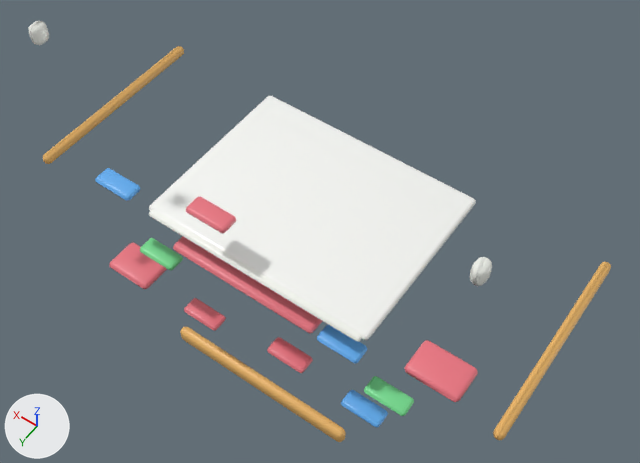
Before and after pictures for a commit that changed the glTF model unity/Assets/Art/EarlyGame/garage-kit/garage-whiteboard-1995.glb.
One viewpoint serves both versions: a 50 mm camera at (-0.799, 1.352, 2.845) aimed at (-0.033, 0.279, 1.16). The lights are fixed; the arrows at lower left show +X, +Y and +Z. The older version comes first. Where no turn or scale is listed for an object, it has been applied to the vertices. Vertices at exactly the same position are counted once.

The first picture shows 'BackPlate.001', 'Chart.001', 'FrameL.001', 'FrameR.001', 'MountTabL.001', 'MountTabR.001', 'PadBlue.001', 'PadRed.001', 'Surface.001', 'Tray.001', 'stroke0.001', 'stroke1.001', 'stroke2.001', 'stroke3.001', 'stroke4.001', 'stroke5.001', 'stroke6.001', 'stroke7.001'.
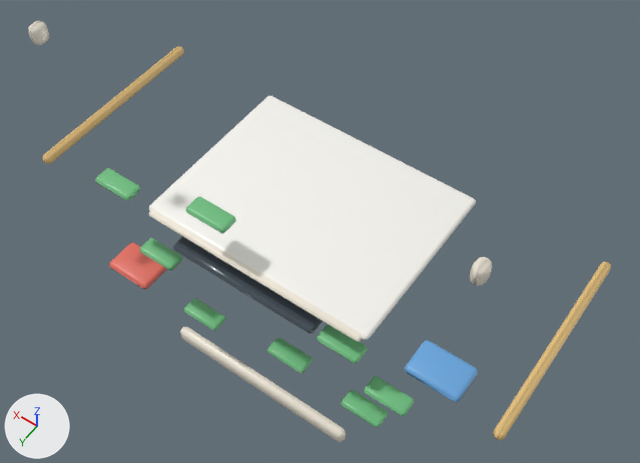
The newer file is also turned or shifted as a whole; pictures and numbers use the older file's frame.

Pixel boxes [x1, y1, x2, y2] of what changed, in the pictures (640 x 463 px):
'Chart.001', recoloured (pink to greyish blue): [173, 236, 322, 333] in both
'Tray.001', recoloured: [180, 327, 346, 442] in both
'FrameL.001', recoloured: [493, 262, 611, 440] in both
'PadBlue.001', recoloured (pink to blue): [404, 340, 478, 402] in both
'BackPlate.001', recoloured: [149, 209, 362, 342] in both
'FrameR.001', recoloured: [43, 46, 184, 164] in both
'PadRed.001', recoloured (pink to red): [109, 243, 167, 289] in both
'stroke5.001', recoloured: [364, 376, 414, 416] in both
'stroke1.001', recoloured (blue to green): [317, 324, 367, 364] in both
'stroke0.001', recoloured (pink to green): [186, 197, 236, 233] in both
'stroke7.001', recoloured (blue to green): [341, 390, 388, 428] in both
'stroke3.001', recoloured (pink to green): [267, 337, 313, 373] in both
'stroke4.001', recoloured (blue to green): [95, 168, 140, 201] in both
'stroke2.001', recoloured: [140, 238, 183, 271] in both
'stroke6.001', recoloured (pink to green): [184, 298, 226, 331] in both
part 1 of me_cube_041, recoloured (white to pale yellow): [469, 257, 492, 286] in both
part 2 of me_cube_042, recoloured (white to pale yellow): [29, 21, 49, 45] in both

Edits to the bpy script that builds the scene:
```text
Change me_cube_037:
    remove me_cube_037.from_pydata(...)  # 80 vertices, 156 faces; spans x -0.3..0.3, y -0.21..0.25, z 1.213..1.228
    remove me_cube_037.materials.append(mat_backplate_solid)  # white #f6f8f1
    add me_cube_037.from_pydata(...)  # 80 vertices, 156 faces; spans x -0.3..0.3, y -0.21..0.25, z 1.212..1.228
    add me_cube_037.materials.append(mat_garage_plastic_beige)  # pale yellow #f1eada
Change me_cube_043:
    where me_cube_043.from_pydata(...)  # 80 vertices, 156 faces; spans x -0.185..0.225, y -0.183..0.092, z 1.15..1.17
    remove me_cube_043.materials.append(mat_chart_solid)  # pink #ea7681
    add me_cube_043.materials.append(mat_garage_glass_dark)  # greyish blue #455059
Change me_cube_038:
    where me_cube_038.from_pydata(...)  # 80 vertices, 156 faces; spans x -0.652..-0.627, y -0.263..0.262, z 1.185..1.215
    remove me_cube_038.materials.append(mat_framel_solid)  # orange #edb869
    add me_cube_038.materials.append(mat_garage_frame_wood)  # beige #eac581
Change me_cube_039:
    where me_cube_039.from_pydata(...)  # 80 vertices, 156 faces; spans x 0.627..0.652, y -0.263..0.262, z 1.185..1.215
    remove me_cube_039.materials.append(mat_framer_solid)  # orange #edb869
    add me_cube_039.materials.append(mat_garage_frame_wood)  # beige #eac581
Change me_cube_041:
    remove me_cube_041.from_pydata(...)  # 84 vertices, 164 faces; spans x -0.535..-0.505, y 0.0..0.04, z 1.625..1.675
    add me_cube_041.from_pydata(...)  # 82 vertices, 160 faces; spans x -0.535..-0.505, y 0.0..0.04, z 1.625..1.675
    me_cube_041 part 1: 152 faces spanning x -0.535..-0.505, y 0.0..0.04, z 1.625..1.675 switch from mat_mounttabl_solid (white #f6f8f1) to mat_garage_plastic_beige (pale yellow #f1eada)
    edits to the shape of me_cube_041 do not show in these pictures
Change me_cube_042:
    remove me_cube_042.from_pydata(...)  # 84 vertices, 164 faces; spans x 0.505..0.535, y 0.0..0.04, z 1.625..1.675
    add me_cube_042.from_pydata(...)  # 82 vertices, 160 faces; spans x 0.505..0.535, y 0.0..0.04, z 1.625..1.675
    me_cube_042 part 2: 152 faces spanning x 0.505..0.535, y 0.0..0.04, z 1.625..1.675 switch from mat_mounttabr_solid (white #f6f8f1) to mat_garage_plastic_beige (pale yellow #f1eada)
    edits to the shape of me_cube_042 do not show in these pictures
Change me_cube_045:
    remove me_cube_045.from_pydata(...)  # 86 vertices, 168 faces; spans x -0.545..-0.415, y -0.085..0.005, z 1.2288..1.2513
    remove me_cube_045.materials.append(mat_padblue_solid)  # pink #ea7681
    add me_cube_045.from_pydata(...)  # 86 vertices, 168 faces; spans x -0.545..-0.415, y -0.085..0.005, z 1.2287..1.2513
    add me_cube_045.materials.append(mat_garage_marker_blue)  # blue #69a6dd
Change me_cube_044:
    where me_cube_044.from_pydata(...)  # 80 vertices, 156 faces; spans x 0.37..0.51, y -0.09..0.01, z 0.8488..0.8713
    remove me_cube_044.materials.append(mat_padred_solid)  # pink #ea7681
    add me_cube_044.materials.append(mat_garage_marker_red)  # red #e56f61
Change me_cube_046:
    remove me_cube_046.from_pydata(...)  # 84 vertices, 164 faces; spans x 0.045..0.155, y -0.05..0.0, z 1.3413..1.3588
    remove me_cube_046.materials.append(mat_stroke0_solid)  # pink #ea7681
    add me_cube_046.from_pydata(...)  # 84 vertices, 164 faces; spans x 0.045..0.155, y -0.05..0.0, z 1.3413..1.3587
    add me_cube_046.materials.append(mat_garage_marker_green)  # green #6fbf81
Change me_cube_047:
    where me_cube_047.from_pydata(...)  # 84 vertices, 164 faces; spans x -0.305..-0.195, y -0.05..0.0, z 1.1413..1.1588
    remove me_cube_047.materials.append(mat_stroke1_solid)  # blue #61adf1
    add me_cube_047.materials.append(mat_garage_marker_green)  # green #6fbf81
Change me_cube_048:
    where me_cube_048.from_pydata(...)  # 84 vertices, 164 faces; spans x 0.245..0.355, y -0.05..0.0, z 1.0413..1.0588
    remove me_cube_048.materials.append(mat_stroke2_solid)  # green #76dd90
    add me_cube_048.materials.append(mat_garage_marker_green)  # green #6fbf81
Change me_cube_049:
    where me_cube_049.from_pydata(...)  # 88 vertices, 172 faces; spans x -0.155..-0.045, y -0.05..0.0, z 0.9413..0.9588
    remove me_cube_049.materials.append(mat_stroke3_solid)  # pink #ea7681
    add me_cube_049.materials.append(mat_garage_marker_green)  # green #6fbf81
Change me_cube_050:
    remove me_cube_050.from_pydata(...)  # 84 vertices, 164 faces; spans x 0.345..0.455, y -0.05..0.0, z 1.2413..1.2588
    remove me_cube_050.materials.append(mat_stroke4_solid)  # blue #61adf1
    add me_cube_050.from_pydata(...)  # 84 vertices, 164 faces; spans x 0.345..0.455, y -0.05..0.0, z 1.2413..1.2587
    add me_cube_050.materials.append(mat_garage_marker_green)  # green #6fbf81
Change me_cube_051:
    where me_cube_051.from_pydata(...)  # 84 vertices, 164 faces; spans x -0.435..-0.325, y -0.05..0.0, z 1.0413..1.0588
    remove me_cube_051.materials.append(mat_stroke5_solid)  # green #76dd90
    add me_cube_051.materials.append(mat_garage_marker_green)  # green #6fbf81
Change me_cube_052:
    where me_cube_052.from_pydata(...)  # 84 vertices, 164 faces; spans x 0.125..0.235, y -0.05..0.0, z 0.8713..0.8888
    remove me_cube_052.materials.append(mat_stroke6_solid)  # pink #ea7681
    add me_cube_052.materials.append(mat_garage_marker_green)  # green #6fbf81
Change me_cube_053:
    where me_cube_053.from_pydata(...)  # 88 vertices, 172 faces; spans x -0.375..-0.265, y -0.05..0.0, z 0.9113..0.9288
    remove me_cube_053.materials.append(mat_stroke7_solid)  # blue #61adf1
    add me_cube_053.materials.append(mat_garage_marker_green)  # green #6fbf81
Change me_cube_040:
    where me_cube_040.from_pydata(...)  # 96 vertices, 188 faces; spans x -0.275..0.275, y -0.035..-0.005, z 0.695..0.745
    remove me_cube_040.materials.append(mat_tray_solid)  # orange #edb869
    add me_cube_040.materials.append(mat_garage_plastic_beige)  # pale yellow #f1eada
```
